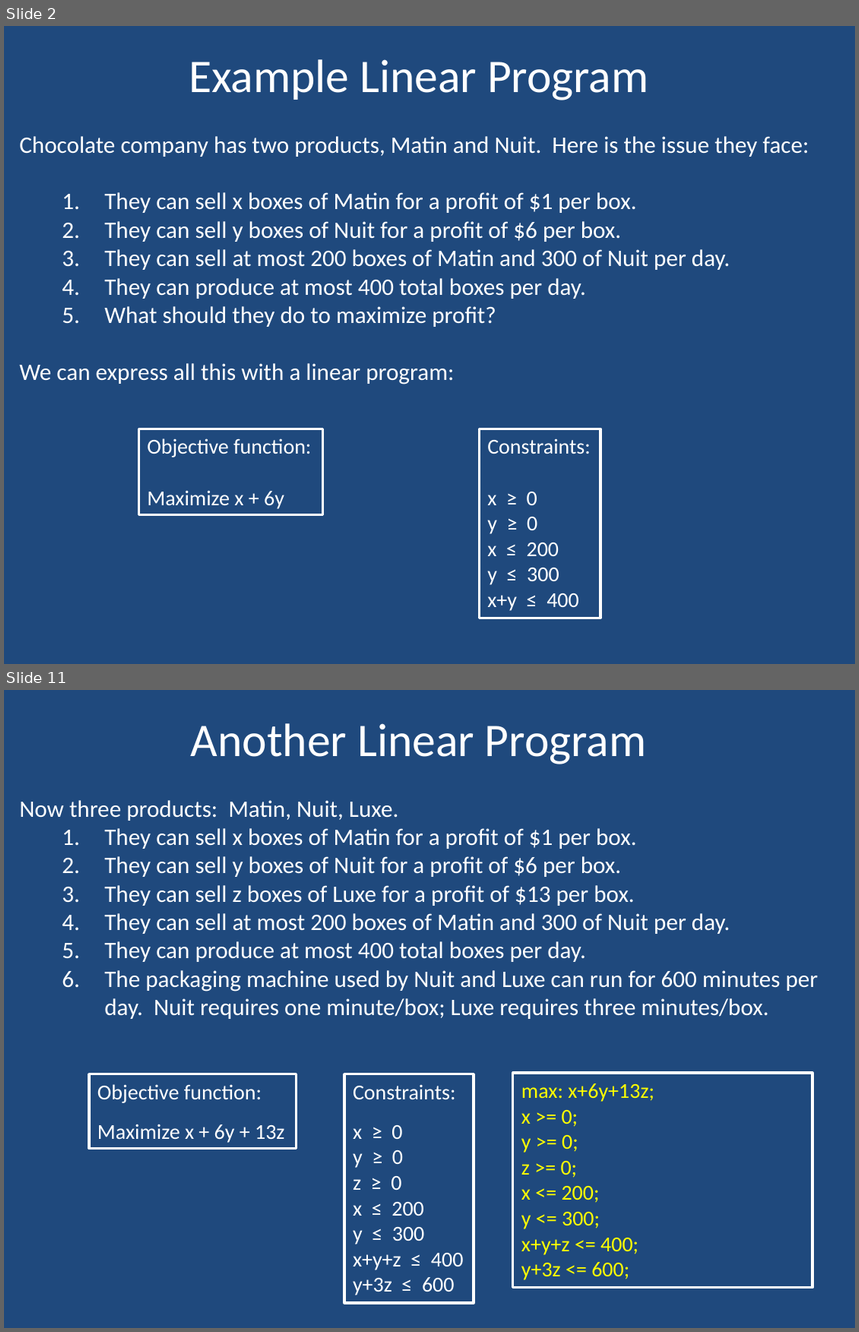
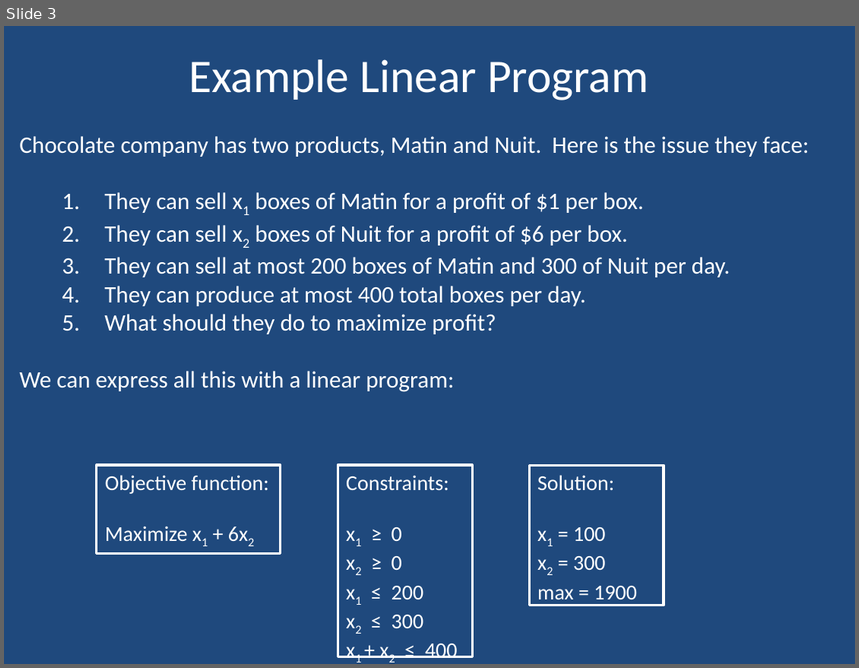
Before and after one commit to dustycodes/Algorithms-UofU, a slide deck: lectures/CS 4150 Linear Programming.pptx. Shown one above the other, each under a label of ours: slides 2 and 11 before the commit, slide 3 after it; the slides between them are not shown. The pictures are 859x1332 and 859x668 pixels, drawn with LibreOffice and Linux fonts; fonts in the diff are those of the drawing. Boxes give left, top, right and bottom in pixels: in the first picture for what was removed or moved away, otherwise in the second. Text is boxed around its words. In the diff, an @@ line names an element or a change of style, - is before the commit and + after.

```diff
--- a/lectures/CS 4150 Linear Programming.pptx
+++ b/lectures/CS 4150 Linear Programming.pptx
@@ slide 11 removed at [4,690,855,1328], background #1F497D @@
@@ title removed at [191,723,647,764] @@
-Another Linear Program
@@ text removed at [19,800,819,1019] @@
-Now three products: Matin, Nuit, Luxe.
-  1. They can sell x boxes of Matin for a profit of $1 per box.
-  2. They can sell y boxes of Nuit for a profit of $6 per box.
-  3. They can sell z boxes of Luxe for a profit of $13 per box.
-  4. They can sell at most 200 boxes of Matin and 300 of Nuit per day.
-  5. They can produce at most 400 total boxes per day.
-  6. The packaging machine used by Nuit and Luxe can run for 600 minutes per day. Nuit requires one minute/box; Luxe requires three minutes/box.
@@ rectangle removed at [89,1074,296,1149] @@
-Objective function:
-Maximize x + 6y + 13z
@@ rectangle removed at [344,1074,474,1303] @@
-Constraints:
-x ≥ 0
-y ≥ 0
-z ≥ 0
-x ≤ 200
-y ≤ 300
-x+y+z ≤ 400
-y+3z ≤ 600
@@ rectangle removed at [513,1073,813,1287] @@
-max: x+6y+13z;
-x >= 0;
-y >= 0;
-z >= 0;
-x <= 200;
-y <= 300;
-x+y+z <= 400;
-y+3z <= 600;
@@ what was slide 2 is now slide 3 @@
@@ slide 3 changed as well @@
@@ text at [104,192,644,246]: text changed @@
-  1. They can sell x boxes of Matin for a profit of $1 per box.
-  2. They can sell y boxes of Nuit for a profit of $6 per box.
+  1. They can sell x1 boxes of Matin for a profit of $1 per box.
+  2. They can sell x2 boxes of Nuit for a profit of $6 per box.
@@ rectangle "Objective function:": place and size @@
-rectangle "Objective function:" at [139,430,322,515]
+rectangle "Objective function:" at [97,465,281,553]
@@ rectangle "Constraints:": place and size @@
-rectangle "Constraints:" at [479,430,601,619]
+rectangle "Constraints:" at [338,465,472,658]
@@ rectangle added at [529,465,664,606], outline #FFFFFF 2 pt, 18 pt, text #FFFFFF @@
+Solution:
+x1 = 100
+x2 = 300
+max = 1900
@@ text in rectangle at [105,527,188,541]: text changed @@
-Maximize x + 6y
+Maximize x1 + 6x2
@@ text in rectangle at [392,528,458,658]: text changed @@
-x ≥ 0
-y ≥ 0
-x ≤ 200
-y ≤ 300
-x+y ≤ 400
+x1 ≥ 0
+x2 ≥ 0
+x1 ≤ 200
+x2 ≤ 300
+x1 + x2 ≤ 400
```
Also in this commit, not shown: 1 other slide changed, 12 slides added, 11 other slides removed, 12 other files.
